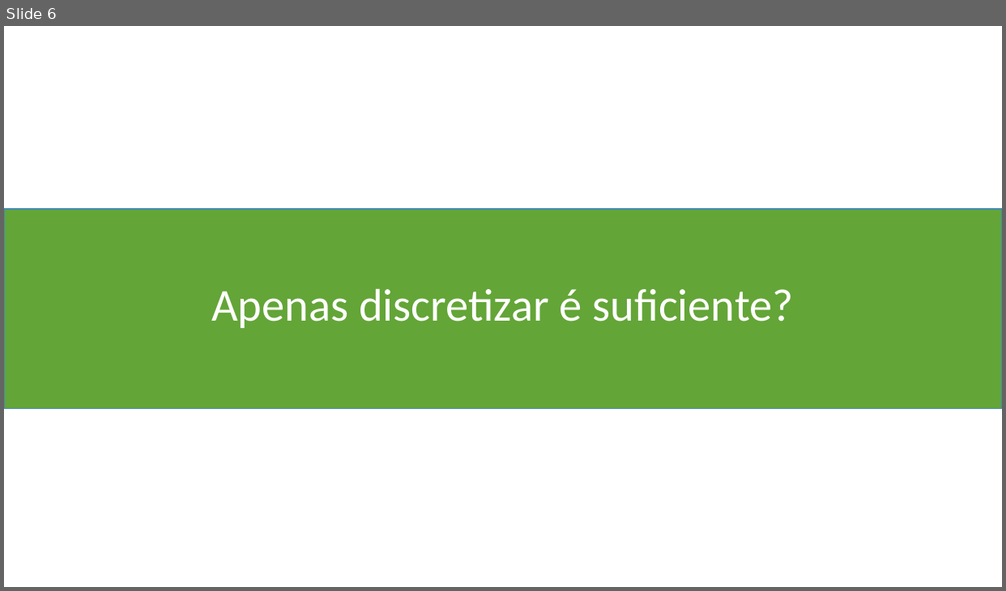
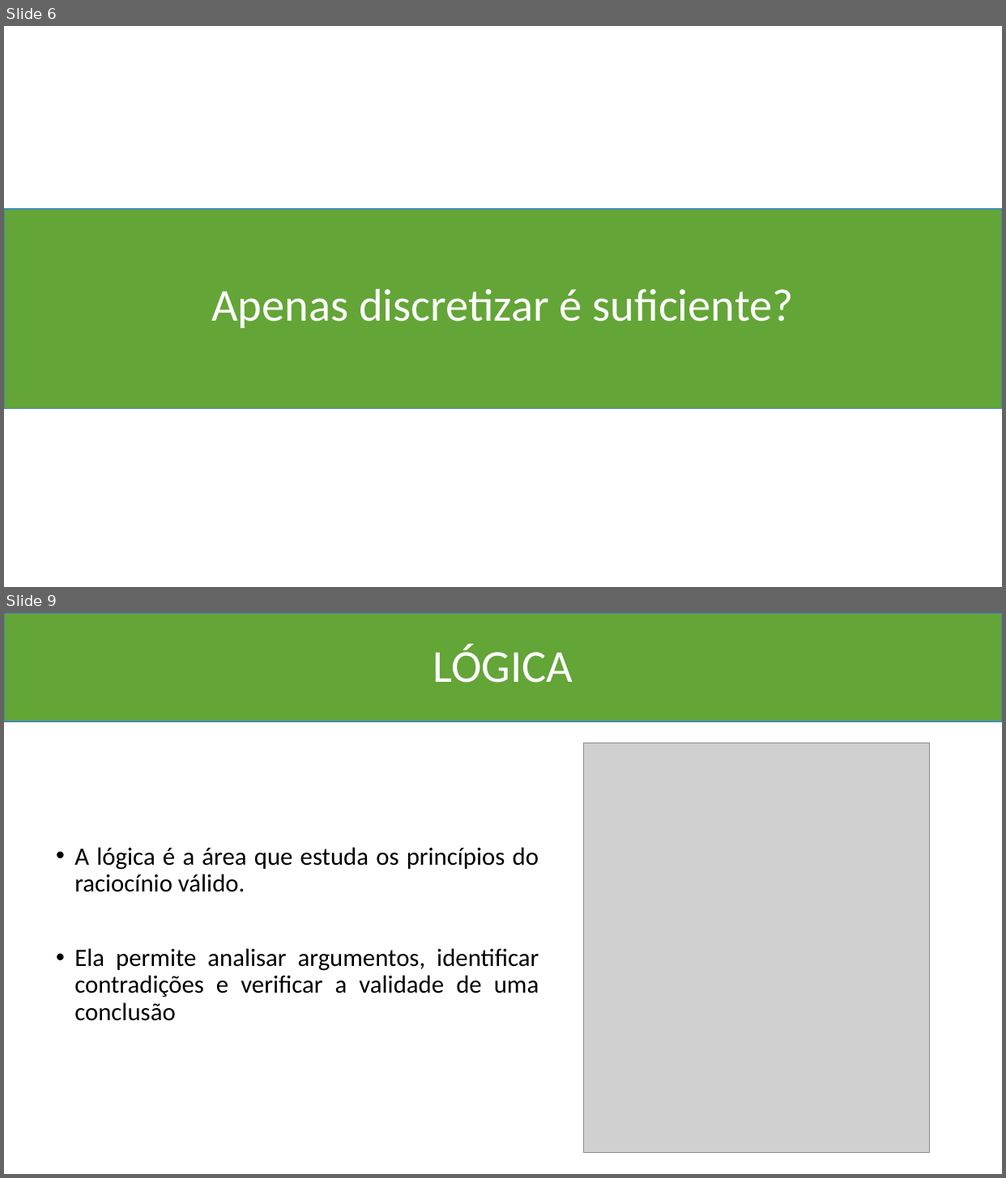
Before and after one commit to Marcio-Salmazo/Aulas, a slide deck: Matematica Discreta/Slides/01 - Fundamentos.pptx. Shown one above the other, each under a label of ours: slide 6 before the commit, slides 6 and 9 after it; the slides between them are not shown. The pictures are 1006x591 and 1006x1178 pixels, drawn with LibreOffice and Linux fonts; fonts in the diff are those of the drawing; grey boxes stand for pictures. Boxes give left, top, right and bottom in pixels: in the first picture for what was removed or moved away, otherwise in the second. Text is boxed around its words. In the diff, an @@ line names an element or a change of style, - is before the commit and + after.

```diff
--- a/Matematica Discreta/Slides/01 - Fundamentos.pptx
+++ b/Matematica Discreta/Slides/01 - Fundamentos.pptx
@@ slide 9 added at bbox=[4, 613, 1002, 1174], background #FFFFFF @@
@@ rectangle added at bbox=[4, 613, 1002, 722], fill #63A537, outline #418AB3 1 pt @@
@@ title added at bbox=[433, 644, 573, 683], 44 pt, text #FFFFFF @@
+LÓGICA
@@ picture added at bbox=[583, 743, 930, 1152] @@
@@ text added at bbox=[74, 847, 539, 1021], 24 pt, text #000000 @@
+• A lógica é a área que estuda os princípios do raciocínio válido.
+• Ela permite analisar argumentos, identificar contradições e verificar a validade de uma conclusão
```
Also in this commit, not shown: 2 slides changed, 4 other slides added, 10 other files.
